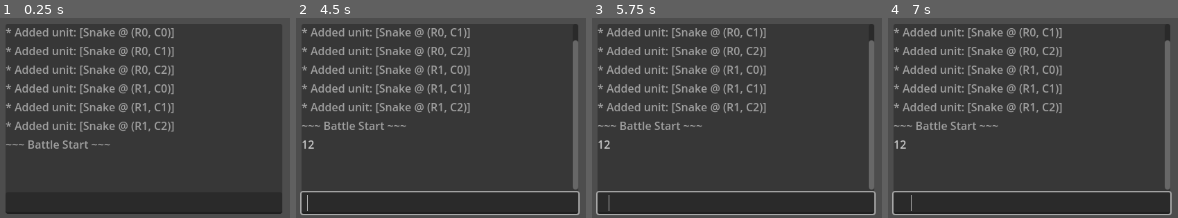
Above: before the commit, frames 1-4 (left to right).
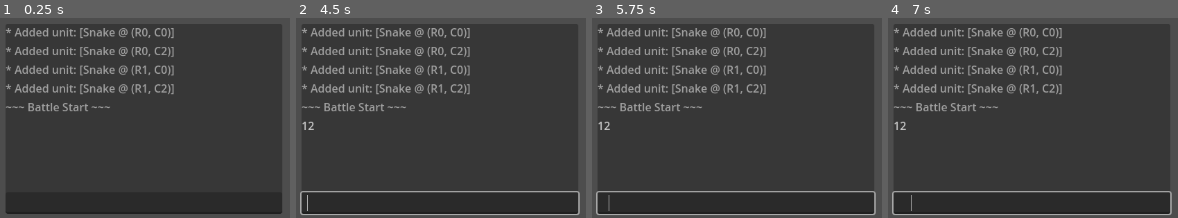
Above: after the commit, the same moments.

Repository: Endermandels/ForrestDwellers2
Game: Godot game, scene res://scenes/battle.tscn
Same seed, same stepped clock (60 frames per second), same inputs: the game is played once before the commit and once after it. This scene is started directly instead of the project's main scene.
Inputs (mouse positions are in pixels of both pictures, inside the frame that each line leads up to):
- Up to frame 1 (0.25 s): no input
- Up to frame 2 (4.5 s): click (441, 204) at 0.52 s; type "12" at 0.6 s; tap Enter at 1.25, 2.75, 4.25 s; tap Space (select) at 1.35, 2, 2.1, 2.85, 3.5, 3.6, 4.35 s
- Up to frame 3 (5.75 s): tap Space (select) at 5, 5.1 s
- Up to frame 4 (7 s): tap Space (select) at 5.85, 6.6 s

The runs differ from the first frame. In frame 1, 2.9% of the frame differs, in the area x 2-60%, y 14-66%; in frame 2, 3.2%, in the area x 2-98%, y 5-86%; in frame 3, 3.2%; in frame 4, 3.2%.

Commit message:
Account for empty encounter spaces

Diff:
--- a/resources/abilities/venom.tres
+++ b/resources/abilities/venom.tres
@@ -7,7 +7,8 @@
 [sub_resource type="Resource" id="Resource_7afc8"]
 script = ExtResource("2_dbtjg")
 is_pure = true
-target_rule = 1
+name_id = "DMG"
+target_rule = 2
 metadata/_custom_type_script = "uid://d4i404qjxo07l"
 
 [resource]
--- a/resources/encounters/all_snakes.tres
+++ b/resources/encounters/all_snakes.tres
@@ -6,6 +6,6 @@
 
 [resource]
 script = ExtResource("2_wt32t")
-backline_units = Array[ExtResource("1_djpix")]([ExtResource("2_5868i"), ExtResource("2_5868i"), ExtResource("2_5868i")])
-frontline_units = Array[ExtResource("1_djpix")]([ExtResource("2_5868i"), ExtResource("2_5868i"), ExtResource("2_5868i")])
+backline_units = Array[ExtResource("1_djpix")]([ExtResource("2_5868i"), null, ExtResource("2_5868i")])
+frontline_units = Array[ExtResource("1_djpix")]([ExtResource("2_5868i"), null, ExtResource("2_5868i")])
 metadata/_custom_type_script = "uid://dyxplp8h42jir"
--- a/resources/units/snake.tres
+++ b/resources/units/snake.tres
@@ -7,6 +7,7 @@
 [resource]
 script = ExtResource("1_ec4t2")
 name_id = "Snake"
+base_hp = 3
 base_atk = 1
 base_spd = 1
 base_mp = 2
--- a/resources/units/wolf.tres
+++ b/resources/units/wolf.tres
@@ -1,11 +1,11 @@
-[gd_resource type="Resource" script_class="UnitResource" load_steps=2 format=3 uid="uid://cdoixu8ii3eji"]
+[gd_resource type="Resource" script_class="UnitResource" load_steps=3 format=3 uid="uid://cdoixu8ii3eji"]
 
 [ext_resource type="Script" uid="uid://rjnstbmhir1t" path="res://scripts/resources/unit_resource.gd" id="1_7lw6w"]
+[ext_resource type="Script" uid="uid://dpoiljl72xoph" path="res://scripts/resources/ability_resource.gd" id="1_cmmx1"]
 
 [resource]
 script = ExtResource("1_7lw6w")
 name_id = "Wolf"
-base_hp = 3
 base_atk = 2
 base_spd = 2
 base_mp = 1
--- a/scripts/globals/helper_functions.gd
+++ b/scripts/globals/helper_functions.gd
@@ -52,7 +52,7 @@
 					if row < 0 or row >= rows:
 						break # Continue to the next column
 
-					Console.print_line("Looking at R %d C %d" % [row, col])
+					# Console.print_line("Looking at R %d C %d" % [row, col])
 					var pos: int = Helper.get_pos(row, col)
 					var target: UnitRuntime = bf[pos]
 					var is_direct: bool = col == src_col
--- a/scripts/scenes/battle/unit_spawner.gd
+++ b/scripts/scenes/battle/unit_spawner.gd
@@ -9,19 +9,21 @@
 	var col = 0
 
 	for res: UnitResource in encounter.backline_units:
-		var run = UnitRuntime.new(res)
+		if res != null: # Empty space
+			var run = UnitRuntime.new(res)
 
-		run.position = Helper.get_pos(Constants.BF_ENEMY_BACKLINE_ROW, col)
-		enemy_units.append(run)
+			run.position = Helper.get_pos(Constants.BF_ENEMY_BACKLINE_ROW, col)
+			enemy_units.append(run)
 		col += 1
 
 	col = 0
 
 	for res: UnitResource in encounter.frontline_units:
-		var run = UnitRuntime.new(res)
+		if res != null: # Empty space
+			var run = UnitRuntime.new(res)
 
-		run.position = Helper.get_pos(Constants.BF_ENEMY_FRONTLINE_ROW, col)
-		enemy_units.append(run)
+			run.position = Helper.get_pos(Constants.BF_ENEMY_FRONTLINE_ROW, col)
+			enemy_units.append(run)
 		col += 1
 
 	return enemy_units
